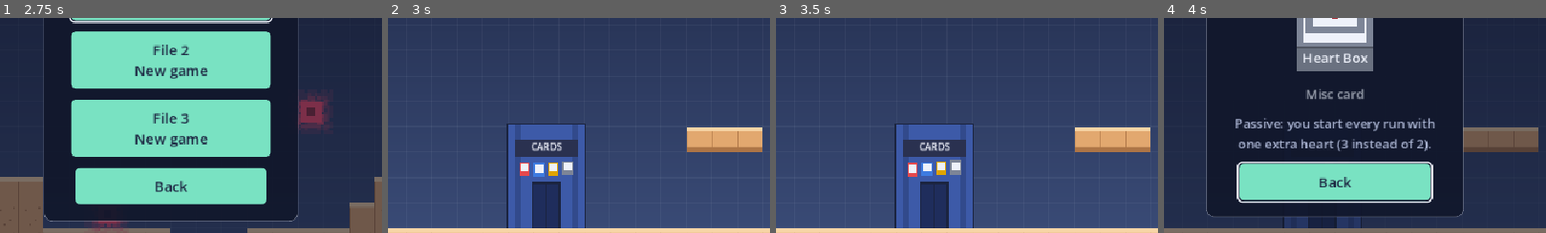
Above: before the commit, frames 1-4 (left to right).
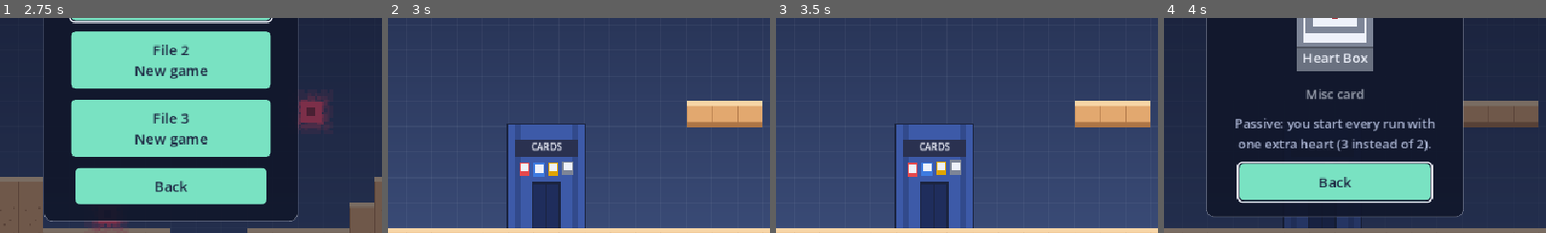
Above: after the commit, the same moments.

Repository: Wut-Lab/Gdtest
Game: Godot game, scene res://scenes/main.tscn
Same seed, same stepped clock (60 frames per second), same inputs: the game is played once before the commit and once after it.
Inputs (mouse positions are % of the whole screen's width and height, from its top left):
- Up to frame 1 (2.75 s): click "Play" at 0.5 s; click "Back" at 1.25 s; click "Play" at 2 s
- Up to frame 2 (3 s): click "File 1 · Current New game" at 2.75 s
- Up to frame 3 (3.5 s): no input
- Up to frame 4 (4 s): click (3, 26) at 3.52 s
The pictures show only the part of the screen within x 28-78%, y 40-89%; the shares and areas given below are measured in that part.

Frame 1 is identical in both runs. In frame 2, 4.7% of the frame differs, in the area x 78-98%, y 38-63%; in frame 3, 4.7%; in frame 4, 4.7%.

Commit message:
Level milestones: Paul and his mini shop (5), rubber up to him and lazy Terry (10), rare card slots (15, 20)
Co-Authored-By: Claude Opus 5.5 <noreply@anthropic.com>
Claude-Session: https://claude.ai/code/session_013BExeNvw9cRKcGMw9Cx8kr

Diff:
--- a/scripts/card_collection.gd
+++ b/scripts/card_collection.gd
@@ -27,6 +27,15 @@
 	"heart_box": "starter", "lucky_charm": "shop", "bounce_house": "shop", "slow_burst": "drop",
 	"portion_booster": "drop", "secret_helper": "chest", "magnet": "chest",
 }
+## Level milestones (random levels and the training level beaten):
+##   5: Paul moves onto the floating platform in town (his mini shop sells Paul cards)
+##   10: rubber blocks under Paul's platform let you reach him, and Terry moves in
+##   15: a rare attack card (RARE_ATTACK) joins your collection
+##   20: a rare misc card (RARE_MISC) shows up in the Shop
+const MILESTONES := [5, 10, 15, 20]
+## The two rare milestone cards ("" until they're designed).
+const RARE_ATTACK := ""
+const RARE_MISC := ""
 ## The shop: every card costs the same for now, 3 on display, new stock every 3 wins.
 const PRICE := 30
 const SHOP_SIZE := 3
@@ -268,3 +277,37 @@
 		liked.append(seed_value)
 	save()
 	return true
+
+
+
+## Levels beaten for milestones: random levels and the training level (not replays or tests).
+static func levels_beaten() -> int:
+	return beaten.filter(func(k: String) -> bool: return k == "main" or k.begins_with("seed")).size()
+
+
+static func milestone(n: int) -> bool:
+	return levels_beaten() >= n
+
+
+## Paul's mini shop: Paul-only cards (drop group "paul") this file doesn't own yet.
+static func paul_stock() -> Array:
+	return pool("paul").filter(func(a: String) -> bool: return a not in owned)
+
+
+static func buy_from_paul(ability: String) -> bool:
+	if ability not in paul_stock() or pixels < PRICE:
+		return false
+	pixels -= PRICE
+	add(ability)   # saves
+	return true
+
+
+## Hands out milestone cards that are due. Returns the cards added to the collection.
+static func claim_milestones() -> Array[String]:
+	var got: Array[String] = []
+	if RARE_ATTACK != "" and milestone(15) and add(RARE_ATTACK):
+		got.append(RARE_ATTACK)
+	if RARE_MISC != "" and milestone(20) and RARE_MISC not in owned and RARE_MISC not in get_shop():
+		shop_stock[0] = RARE_MISC
+		save()
+	return got
--- a/scripts/hud.gd
+++ b/scripts/hud.gd
@@ -164,8 +164,8 @@
 
 
 ## Shows the Enter button for a building ("" hides it).
-func show_enter(place: String) -> void:
-	enter_button.text = "Enter %s" % place
+func show_enter(place: String, verb := "Enter") -> void:
+	enter_button.text = "%s %s" % [verb, place]
 	enter_button.visible = place != ""
 
 
--- a/scripts/level.gd
+++ b/scripts/level.gd
@@ -148,7 +148,7 @@
 						_hard_cells[Vector2i(x, y)] = true
 				"@":
 					checkpoints.append(Vector2i(x, y))
-				"!", "$", "&", "%":
+				"!", "$", "&", "%", "(", ")":
 					doors[Vector2i(x, y)] = ch
 				"T", "B":
 					platforms[Vector2i(x, y)] = ch == "T"
--- a/scripts/main.gd
+++ b/scripts/main.gd
@@ -17,6 +17,9 @@
 var state := State.READY
 var run_time := 0.0
 const WIN_REWARD := 3
+## Terry, the lazy yellow block in town, says one of these when you talk to him.
+const TERRY_LINES := ["Terry: \"Mmh... five more minutes.\"", "Terry: \"Paul's up there? Good for him. I'm good down here.\"",
+	"Terry: \"Jumping? Sounds exhausting.\"", "Terry: \"Zzz...\"", "Terry: \"Wake me when it's lunch.\""]
 ## First Hard or Scramble clear of a liked level.
 const REPLAY_REWARD := 3
 const FAST_REWARD := 4
@@ -237,6 +240,12 @@
 	var town := FileAccess.get_file_as_string(TOWN_MAP)
 	if not CardCollection.replay_unlocked():
 		town = town.replace("%", ".").replace("^", ".")   # the Replay Room and its ledge
+	# Milestones: Paul (5 levels), then rubber up to him and Terry (10 levels).
+	if not CardCollection.milestone(5):
+		town = town.replace("(", ".")
+	town = town.replace("r", "R" if CardCollection.milestone(10) else "#")
+	if not CardCollection.milestone(10):
+		town = town.replace(")", ".")
 	level.load_map_text(town)
 	_sync_chests()
 	_fit_to_level()
@@ -259,6 +268,8 @@
 	hud.pause_button.show()
 	if at_door == "":
 		hud.banner("Square Hub Town")
+	for a in CardCollection.claim_milestones():
+		hud.toast("Rare card: %s! Added to your collection." % AbilityCard.NAMES[a])
 
 
 func _on_door_near(kind: String, near: bool) -> void:
@@ -266,12 +277,16 @@
 		_near_door = kind
 	elif _near_door == kind:
 		_near_door = ""
-	hud.show_enter(TownDoor.NAMES[_near_door] if _near_door != "" and state == State.TOWN else "")
+	hud.show_enter(TownDoor.NAMES[_near_door] if _near_door != "" and state == State.TOWN else "",
+		"Talk to" if _near_door in TownDoor.PEOPLE else "Enter")
 
 
 ## Go into the building you're standing at.
 func _enter_door() -> void:
 	if state != State.TOWN or _near_door == "" or get_tree().paused:
+		return
+	if _near_door == "terry":
+		hud.toast(TERRY_LINES[randi() % TERRY_LINES.size()])
 		return
 	state = State.MENU
 	player.active = false
@@ -284,6 +299,7 @@
 		"shop": hud.main_menu.open_page("Shop")
 		"cards": hud.main_menu.open_page("Cards")
 		"replay": hud.main_menu.open_page("Replay")
+		"paul": hud.main_menu.open_page("Paul")
 
 
 ## Back out of a shop or card hall visit.
@@ -559,8 +575,10 @@
 		CardCollection.mark_beaten(clear_key)
 		if CardCollection.room_size() > before:
 			hud.toast("The Replay Room grew: room for %d levels!" % CardCollection.room_size())
+	var levels_before := CardCollection.levels_beaten()
 	if _level_key != "custom":
 		CardCollection.mark_beaten(_level_key)
+	_announce_milestones(levels_before, CardCollection.levels_beaten())
 	if reward > 0:
 		CardCollection.record_win()
 		CardCollection.add_pixels(reward)
@@ -582,6 +600,20 @@
 	return FAST_REWARD if run_time <= par_time() else WIN_REWARD
 
 
+const MILESTONE_NEWS := {
+	5: "5 levels beaten! Someone pink moved onto the floating platform in town...",
+	10: "10 levels beaten! Rubber blocks popped up in town, and a sleepy neighbor moved in.",
+	15: "15 levels beaten! A rare attack card is waiting for you in town.",
+	20: "20 levels beaten! A rare card showed up in the Shop.",
+}
+
+
+func _announce_milestones(before: int, after: int) -> void:
+	for m in CardCollection.MILESTONES:
+		if before < m and after >= m:
+			hud.toast(MILESTONE_NEWS[m])
+
+
 ## The save key for a Hard or Scramble replay's first clear ("hard:seed7"), or "" for other levels.
 func _replay_clear_key() -> String:
 	return "%s:%s" % [_replay_mode, _level_key] if _replay_mode in ["hard", "scramble"] else ""
--- a/scripts/main_menu.gd
+++ b/scripts/main_menu.gd
@@ -53,6 +53,10 @@
 var _replay_info: Label
 var _mode_title: Label
 var _mode_seed := 0
+var _paul_info: Label
+var _paul_row: HBoxContainer
+## Where the Buy page goes back to: "Shop" or "Paul".
+var _buy_from := "Shop"
 var _mode_notes := {}   # "hard"/"scramble" -> Label under its button
 
 
@@ -206,6 +210,20 @@
 		_shop_prices.append(price)
 	_button(shop, "Back", _back_out)
 
+	var paul := _page("Paul")
+	paul.add_child(_title("Paul's Cards"))
+	_paul_info = Label.new()
+	_paul_info.horizontal_alignment = HORIZONTAL_ALIGNMENT_CENTER
+	_paul_info.autowrap_mode = TextServer.AUTOWRAP_WORD_SMART
+	_paul_info.custom_minimum_size = Vector2(300, 0)
+	_paul_info.add_theme_color_override("font_color", DIM)
+	paul.add_child(_paul_info)
+	_paul_row = HBoxContainer.new()
+	_paul_row.alignment = BoxContainer.ALIGNMENT_CENTER
+	_paul_row.add_theme_constant_override("separation", 12)
+	paul.add_child(_paul_row)
+	_button(paul, "Back", _back_out)
+
 	var replay := _page("Replay")
 	replay.add_child(_title("Replay Room"))
 	_replay_info = Label.new()
@@ -265,7 +283,7 @@
 	_buy_text.add_theme_color_override("font_color", DIM)
 	buy.add_child(_buy_text)
 	_buy = _button(buy, "Buy", _buy_card)
-	_button(buy, "Back", func() -> void: _open_shop())
+	_button(buy, "Back", _buy_back)
 	_buy_sfx = AudioStreamPlayer.new()
 	_buy_sfx.stream = load("res://audio/buy.wav")
 	_buy_sfx.bus = AudioSettings.SOUNDS_BUS
@@ -300,6 +318,7 @@
 	panel.add_child(card)
 	panel.add_child(shop)
 	panel.add_child(buy)
+	panel.add_child(paul)
 	panel.add_child(replay)
 	panel.add_child(mode)
 	panel.add_child(credits)
@@ -326,8 +345,8 @@
 		_open_collection()
 	elif _pages["Buy"].visible:
 		get_viewport().set_input_as_handled()
-		_open_shop()
-	elif _pages["Shop"].visible or _pages["Cards"].visible or _pages["Replay"].visible:
+		_buy_back()
+	elif _pages["Shop"].visible or _pages["Cards"].visible or _pages["Replay"].visible or _pages["Paul"].visible:
 		get_viewport().set_input_as_handled()
 		_back_out()
 	elif _pages["Credits"].visible or _pages["Cards"].visible or _pages["Files"].visible:
@@ -344,6 +363,8 @@
 		_open_shop()
 	elif page_name == "Replay":
 		_open_replay()
+	elif page_name == "Paul":
+		_open_paul()
 	else:
 		_open_collection()
 
@@ -447,6 +468,7 @@
 
 
 func _open_shop() -> void:
+	_buy_from = "Shop"
 	CardCollection.setup()
 	var stock := CardCollection.get_shop()
 	var left := CardCollection.RESTOCK_WINS - CardCollection.shop_wins
@@ -526,9 +548,55 @@
 
 
 func _buy_card() -> void:
-	if CardCollection.buy(_shop_pick):
+	var ok := CardCollection.buy_from_paul(_shop_pick) if _buy_from == "Paul" else CardCollection.buy(_shop_pick)
+	if ok:
 		_buy_sfx.play()
+		_buy_back()
+
+
+func _buy_back() -> void:
+	if _buy_from == "Paul":
+		_open_paul()
+	else:
 		_open_shop()
+
+
+## Paul's mini shop: the Paul-only cards you don't have yet.
+func _open_paul() -> void:
+	_buy_from = "Paul"
+	for c in _paul_row.get_children():
+		_paul_row.remove_child(c)
+		c.queue_free()
+	var stock := CardCollection.paul_stock()
+	if CardCollection.pool("paul").is_empty():
+		_paul_info.text = "Paul: \"Oh, hi! I'm still unpacking my cards. Come back soon!\""
+	elif stock.is_empty():
+		_paul_info.text = "Paul: \"You've got every card I have. Nice!\""
+	else:
+		_paul_info.text = "Paul: \"Cards you won't find anywhere else!\"  ·  You have %d pixels" % CardCollection.pixels
+	for a in stock:
+		var col := VBoxContainer.new()
+		var b := Button.new()
+		b.flat = true
+		b.custom_minimum_size = Vector2(92, 96)
+		var icon := CardIcon.new()
+		icon.card_scale = 2.2
+		icon.ability = a
+		icon.set_anchors_and_offsets_preset(Control.PRESET_FULL_RECT)
+		b.add_child(icon)
+		b.pressed.connect(_open_buy.bind(a))
+		col.add_child(b)
+		var price := Label.new()
+		price.text = "%d px" % CardCollection.PRICE
+		price.horizontal_alignment = HORIZONTAL_ALIGNMENT_CENTER
+		price.add_theme_color_override("font_color", Color("f2c230"))
+		col.add_child(price)
+		_paul_row.add_child(col)
+	_show("Paul")
+	if not stock.is_empty():
+		_paul_row.get_child(0).get_child(0).grab_focus()
+	else:
+		_pages["Paul"].get_child(-1).grab_focus()
 
 
 ## Wooden stands under each slot and a blocky counter along the bottom.
--- a/scripts/town_door.gd
+++ b/scripts/town_door.gd
@@ -3,13 +3,17 @@
 ## A building's door in Square Hub Town: stand in front of it and press Enter (Up key or the
 ## on-screen button) to go in. ! = the dungeon gate, $ = the shop, & = the card hall,
 ## % = the Replay Room (a small house, shown once it's unlocked).
+## ( = Paul, a pink block with a mini card shop; ) = Terry, a lazy yellow block (milestones).
 ## It sits on the floor of its cell; the building is drawn around it, 3 tiles wide.
 
 signal near_changed(door: TownDoor, near: bool)
 
-const KINDS := {"!": "dungeon", "$": "shop", "&": "cards", "%": "replay"}
-const NAMES := {"dungeon": "the Dungeon", "shop": "the Shop", "cards": "the Card Hall", "replay": "the Replay Room"}
+const KINDS := {"!": "dungeon", "$": "shop", "&": "cards", "%": "replay", "(": "paul", ")": "terry"}
+const NAMES := {"dungeon": "the Dungeon", "shop": "the Shop", "cards": "the Card Hall", "replay": "the Replay Room",
+	"paul": "Paul", "terry": "Terry"}
 const SIGNS := {"dungeon": "DUNGEON", "shop": "SHOP", "cards": "CARDS", "replay": "REPLAY"}
+## Townsfolk: you talk to them instead of entering.
+const PEOPLE := ["paul", "terry"]
 const EDGE := Color("1b2440")
 
 var kind := "shop"
@@ -38,6 +42,10 @@
 		"shop": _draw_shop()
 		"cards": _draw_cards()
 		"replay": _draw_replay()
+		"paul": _draw_paul()
+		"terry": _draw_terry()
+	if not SIGNS.has(kind):
+		return
 	var font := ThemeDB.fallback_font
 	var text: String = SIGNS[kind]
 	var w := font.get_string_size(text, HORIZONTAL_ALIGNMENT_LEFT, -1, 12).x
@@ -130,3 +138,38 @@
 	draw_rect(Rect2(-28, -46, 26, 46), Color("3a2a66"))
 	draw_arc(Vector2(-15, -30), 7.0, 0.6, TAU - 0.3, 16, Color("f2c230"), 2.0)
 	draw_colored_polygon(PackedVector2Array([Vector2(-6, -36), Vector2(-6, -29), Vector2(-11, -33)]), Color("f2c230"))
+
+
+## Paul: a pink block with a bow tie, a fan of cards in hand and a little bob.
+func _draw_paul() -> void:
+	var y := -2.0 * absf(sin(_t * 2.0))
+	draw_rect(Rect2(-14, -28 + y, 28, 28), EDGE)
+	draw_rect(Rect2(-12, -26 + y, 24, 24), Color("f27bb5"))
+	draw_rect(Rect2(-12, -26 + y, 24, 4), Color("f9a8d0"))
+	# Eyes that blink now and then.
+	var blink := fmod(_t, 3.2) < 0.12
+	for ex in [-6, 4]:
+		draw_rect(Rect2(ex, -19 + y, 3, 1 if blink else 4), EDGE)
+	# Bow tie.
+	draw_colored_polygon(PackedVector2Array([Vector2(-5, -10 + y), Vector2(0, -8 + y), Vector2(-5, -6 + y)]), Color("7a3cc0"))
+	draw_colored_polygon(PackedVector2Array([Vector2(5, -10 + y), Vector2(0, -8 + y), Vector2(5, -6 + y)]), Color("7a3cc0"))
+	# A fan of three cards.
+	for i in 3:
+		var p := Vector2(16 + i * 3, -20 + y + i)
+		draw_rect(Rect2(p, Vector2(7, 10)), EDGE)
+		draw_rect(Rect2(p + Vector2(1, 1), Vector2(5, 8)), [Color("e5484d"), Color("f2c230"), Color("4a8fe7")][i])
+
+
+## Terry: a yellow block flopped on the ground, eyes shut, with Zzz floating up.
+func _draw_terry() -> void:
+	var breathe := 1.0 + 0.6 * sin(_t * 1.5)
+	draw_rect(Rect2(-16, -20 - breathe, 32, 20 + breathe), EDGE)
+	draw_rect(Rect2(-14, -18 - breathe, 28, 18 + breathe), Color("f2c230"))
+	draw_rect(Rect2(-14, -18 - breathe, 28, 3), Color("f8dc72"))
+	for ex in [-8, 3]:
+		draw_rect(Rect2(ex, -10, 5, 1), EDGE)   # shut eyes
+	var font := ThemeDB.fallback_font
+	for i in 3:
+		var k := fmod(_t * 0.5 + i / 3.0, 1.0)
+		draw_string(font, Vector2(12 + k * 14, -24 - k * 26), "z", HORIZONTAL_ALIGNMENT_LEFT, -1,
+			10 + int(k * 6), Color(1, 1, 1, 1.0 - k))
Not shown, changed: levels/town.txt
Not shown, changed: CLAUDE.md
